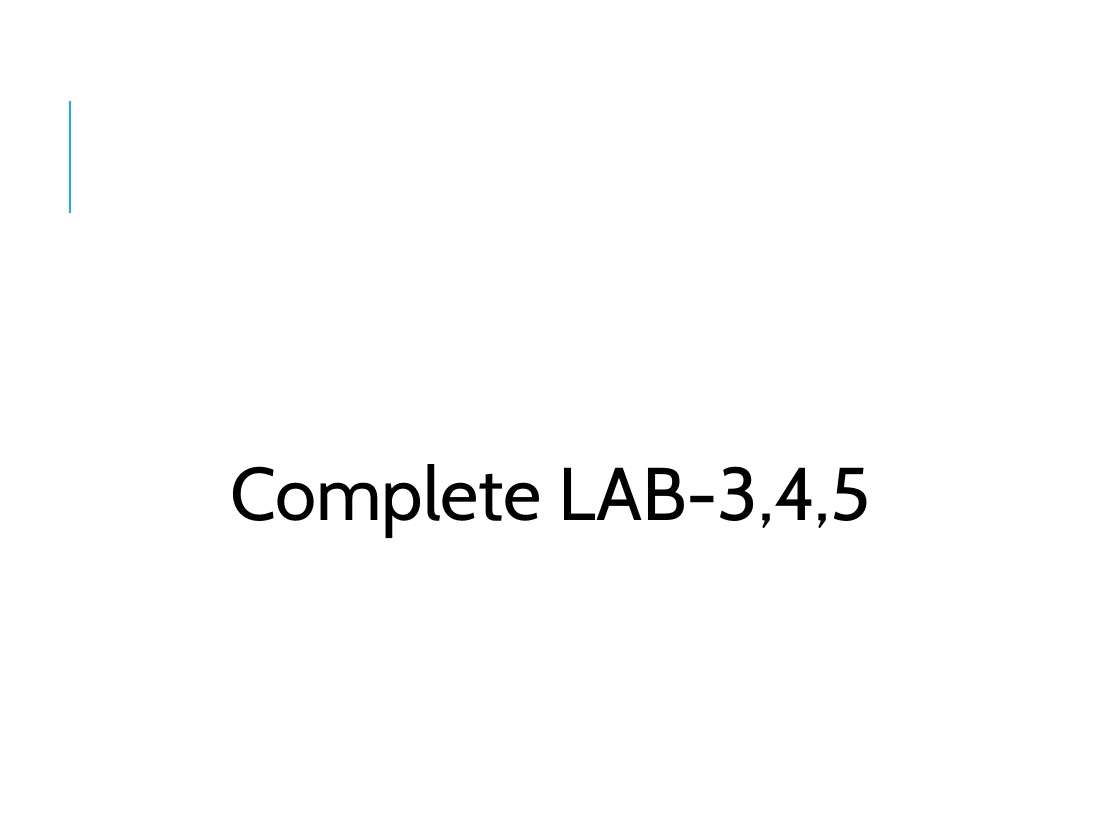
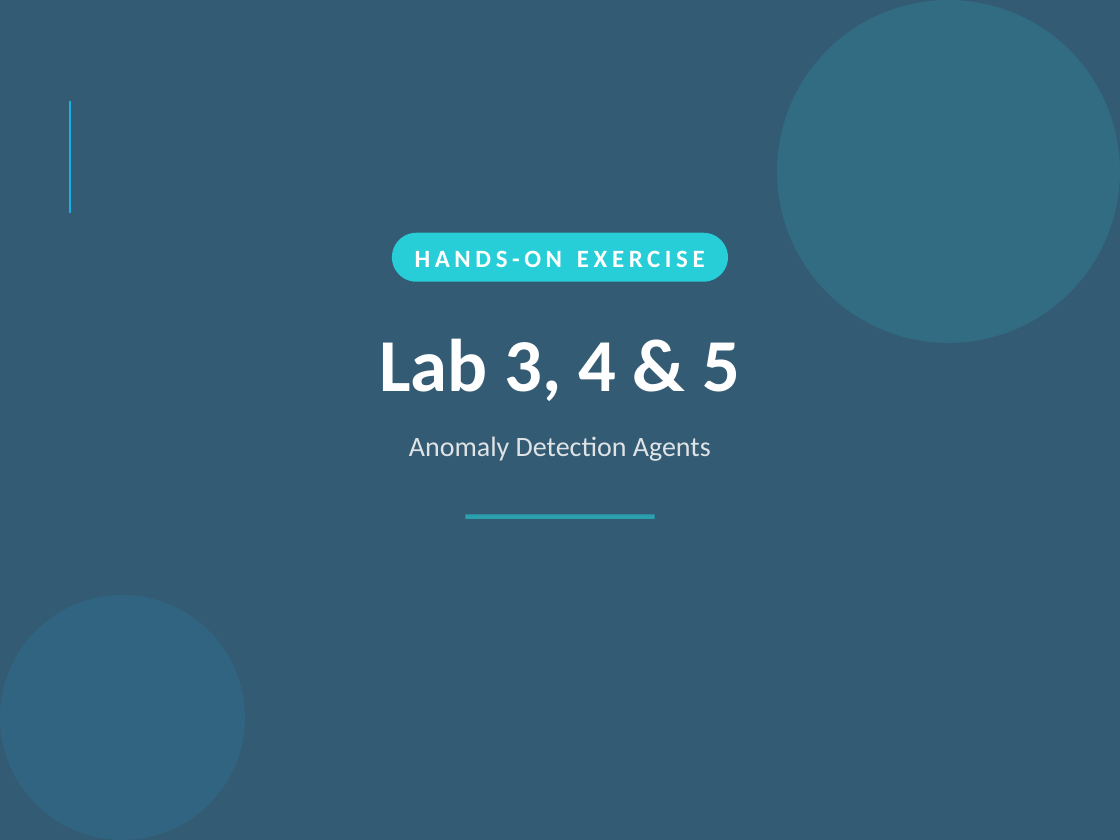
Before and after one commit to vikash-verma-profile/SIG-GENAI-May-2026, a slide deck: slide 20 of Week-3/Day-2/Autonomous_AI_Data_Quality_Self_Healing_Pipelines.pptx. Drawn at 1120x840 pixels with LibreOffice and Linux fonts; fonts in the diff are those of the drawing. Boxes give left, top, right and bottom in pixels: in the first picture for what was removed or moved away, otherwise in the second. Text is boxed around its words. In the diff, an @@ line names an element or a change of style, - is before the commit and + after.

```diff
--- a/Week-3/Day-2/Autonomous_AI_Data_Quality_Self_Healing_Pipelines.pptx
+++ b/Week-3/Day-2/Autonomous_AI_Data_Quality_Self_Healing_Pipelines.pptx
@@ background #FFFFFF to #335B74 @@
@@ ellipse added at bbox=[777, 0, 1120, 343], fill #27CED7 at 15% opacity @@
@@ rounded rectangle added at bbox=[392, 233, 728, 282], fill #27CED7, 16 pt, text #FFFFFF, bold @@
+HANDS-ON EXERCISE
@@ text "Lab 3, 4 & 5" at bbox=[379, 338, 740, 401]: vertical alignment top to middle @@
@@ text at bbox=[379, 338, 740, 401]: text changed; font Cabin to Calibri; text colour #000000 to #FFFFFF; bold on @@
-  Complete LAB-3,4,5
+Lab 3, 4 & 5
@@ text added at bbox=[409, 436, 711, 461], 18 pt, text #DFE3E5 @@
+Anomaly Detection Agents
@@ rectangle added at bbox=[466, 514, 655, 519], fill #27CED7 at 60% opacity @@
@@ ellipse added at bbox=[0, 595, 245, 840], fill #1CADE4 at 12% opacity @@
```
Also in this commit, not shown: 6 other slides changed, 8 slides added, 7 slides removed.
